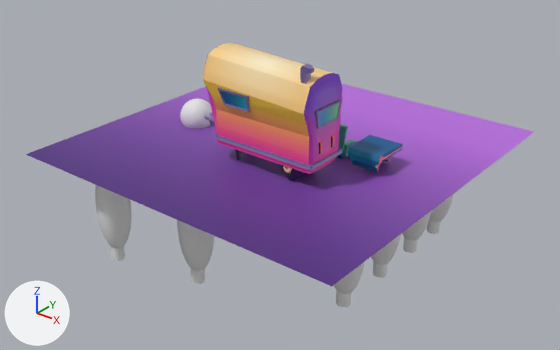
What one commit did to the Blender file 3_Blend_Files/StylizedMeshes.blend.
Rendered twice from a 50 mm camera at (24.3, -31.1, 17.1) aimed at (0.1, -0.9, -1.6). Every picture has the same lights, and +X, +Y and +Z are marked at lower left. The picture after the commit comes second.
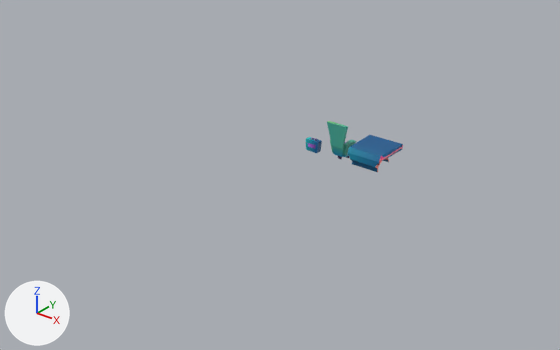
Changed parts and their boxes [x1, y1, x2, y2] in the pictures (560 x 350 px):
'Grass_Field', hidden (purple)
    before: [26, 84, 534, 286]
'CaravanBody', hidden (beige)
    before: [202, 43, 343, 174]
'TreeeTop.004', hidden
    before: [95, 185, 132, 248]
'TreeeTop.005', hidden
    before: [177, 220, 214, 271]
'Boulder', hidden
    before: [180, 98, 212, 129]
'StructureSupport', hidden
    before: [215, 132, 342, 171]
'RearWindow', hidden
    before: [314, 99, 342, 129]
'LWindow', hidden
    before: [217, 88, 250, 112]
'TreeeTop.001', hidden
    before: [334, 262, 364, 294]
'TreeeTop.003', hidden
    before: [371, 234, 401, 265]
'TreeeTop.002', hidden
    before: [402, 211, 431, 241]
'TreeeTop', hidden
    before: [429, 194, 454, 222]
'Vent', hidden
    before: [300, 63, 314, 84]
'Trunk.001', hidden
    before: [336, 290, 351, 307]
'SuitCase_Type1', added
    after: [306, 137, 322, 153]
'Trunk.003', hidden
    before: [373, 261, 387, 278]
'Trunk.005', hidden
    before: [191, 269, 205, 284]
'Trunk.002', hidden
    before: [403, 237, 418, 253]
'Trunk.004', hidden
    before: [110, 246, 125, 261]
'Trunk', hidden
    before: [427, 220, 441, 234]
'LTyre', hidden
    before: [281, 165, 303, 180]
'TowHitch', hidden
    before: [205, 112, 215, 126]
'Cube.002', hidden (mostly hidden)
    before: [235, 149, 242, 160]
'LWheel', hidden
    before: [283, 165, 292, 173]
'LLight', hidden
    before: [318, 141, 323, 154]

The change, as a list of edits to the scene's bpy script:
```text
Add me_cube_022:
    me_cube_022.from_pydata(...)  # 60 vertices, 52 faces; spans x -0.99..0.99, y -1.05..0.08, z 0.18..1.7
    me_cube_022.materials.append(mat_material)  # picture img_atlasmap_png
Change ob_grass_field:
    add ob_grass_field.hide_set(True)  # its collection is switched off
Change ob_trunk:
    add ob_trunk.hide_set(True)  # its collection is switched off
Change ob_treeetop:
    add ob_treeetop.hide_set(True)  # its collection is switched off
Change ob_trunk_001:
    add ob_trunk_001.hide_set(True)  # its collection is switched off
Change ob_treeetop_001:
    add ob_treeetop_001.hide_set(True)  # its collection is switched off
Change ob_trunk_002:
    add ob_trunk_002.hide_set(True)  # its collection is switched off
Change ob_treeetop_002:
    add ob_treeetop_002.hide_set(True)  # its collection is switched off
Change ob_trunk_003:
    add ob_trunk_003.hide_set(True)  # its collection is switched off
Change ob_treeetop_003:
    add ob_treeetop_003.hide_set(True)  # its collection is switched off
Change ob_trunk_004:
    add ob_trunk_004.hide_set(True)  # its collection is switched off
Change ob_treeetop_004:
    add ob_treeetop_004.hide_set(True)  # its collection is switched off
Change ob_trunk_005:
    add ob_trunk_005.hide_set(True)  # its collection is switched off
Change ob_treeetop_005:
    add ob_treeetop_005.hide_set(True)  # its collection is switched off
Change ob_boulder:
    add ob_boulder.hide_set(True)  # its collection is switched off
Change ob_towhitch:
    add ob_towhitch.hide_set(True)  # its collection is switched off
Change ob_caravanbody:
    add ob_caravanbody.hide_set(True)  # its collection is switched off
Change ob_rearwindow:
    add ob_rearwindow.hide_set(True)  # its collection is switched off
Change ob_ltyre:
    add ob_ltyre.hide_set(True)  # its collection is switched off
Change ob_lwheel:
    add ob_lwheel.hide_set(True)  # its collection is switched off
Change ob_lwindow:
    add ob_lwindow.hide_set(True)  # its collection is switched off
Change ob_structuresupport:
    add ob_structuresupport.hide_set(True)  # its collection is switched off
Change ob_cube_002:
    add ob_cube_002.hide_set(True)  # its collection is switched off
Change ob_llight:
    add ob_llight.hide_set(True)  # its collection is switched off
Change ob_vent:
    add ob_vent.hide_set(True)  # its collection is switched off
Add ob_suitcase_type1:
    ob_suitcase_type1 = bpy.data.objects.new('SuitCase_Type1', me_cube_022)
    ob_suitcase_type1.location = (1.83, 0.0, 0.0)
    ob_suitcase_type1.scale = (0.426, 0.319, 0.426)
```
